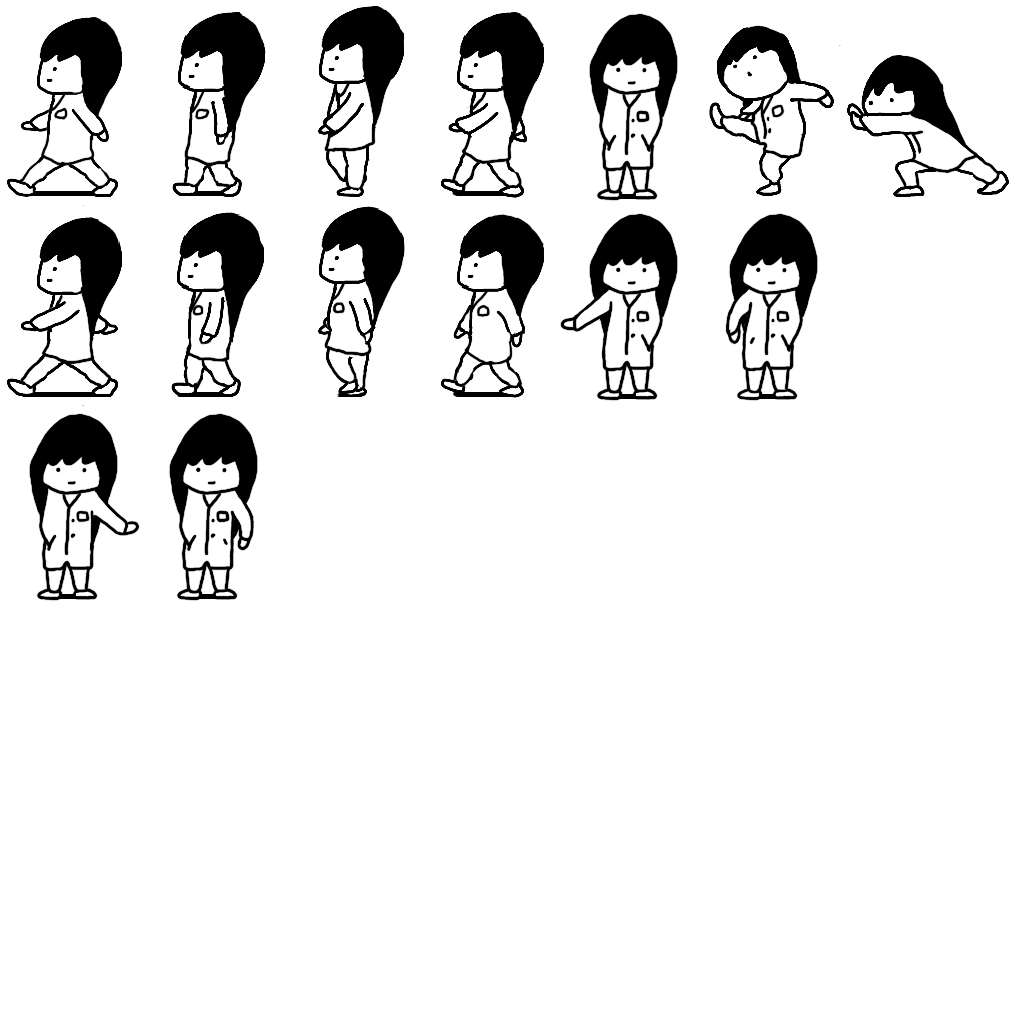
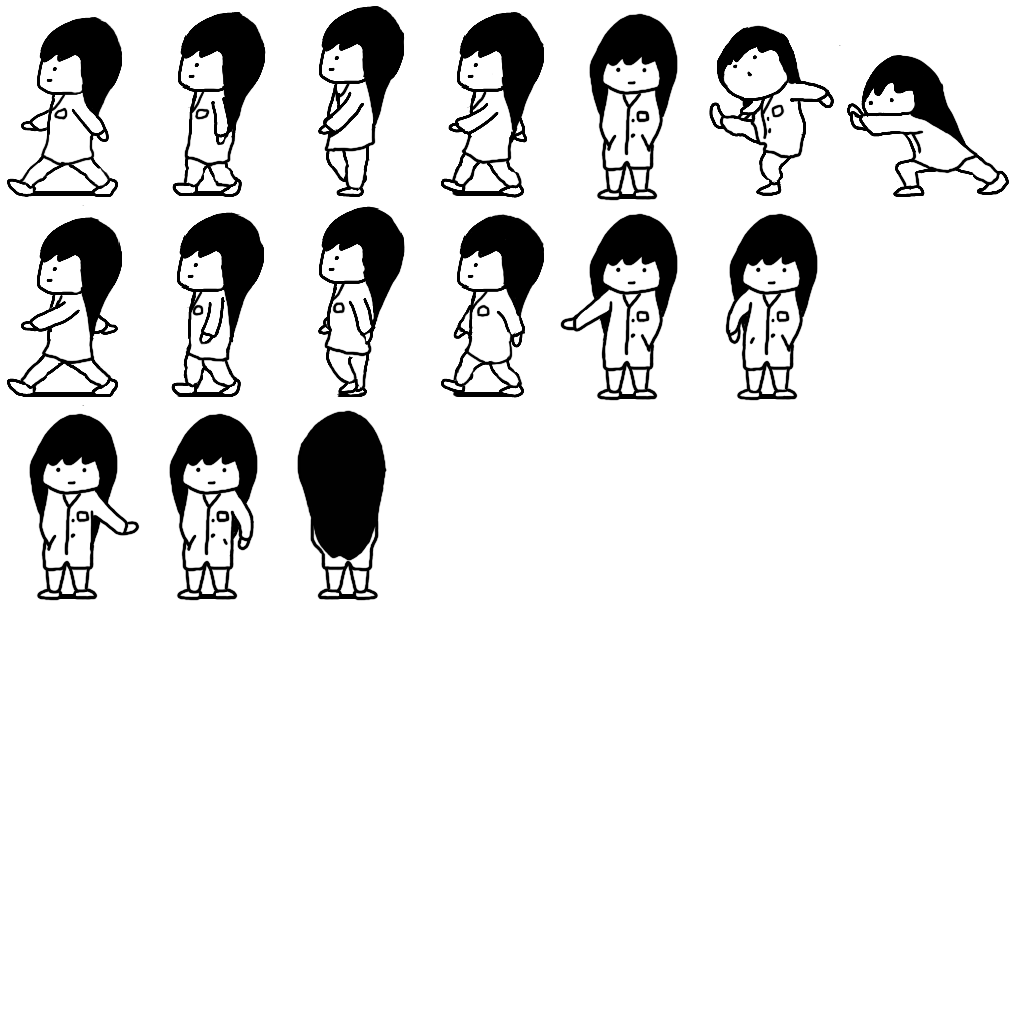
Revision of a layered 1024 x 1024 image; what changed, layer by layer:
added group "立ち絵後ろ過去" (1st of 2) with 4 layers above "押す過去" over (x1=297, y1=410, x2=387, y2=601)
added group "立ち絵後ろ過去" (2nd of 2, in "立ち絵後ろ過去") with 2 layers in group "立ち絵後ろ過去" over (x1=297, y1=410, x2=387, y2=601)
added layer "レイヤー 98" (1st of 2, in "立ち絵後ろ過去" › "立ち絵後ろ過去") in group "立ち絵後ろ過去" over (x1=297, y1=410, x2=387, y2=601)
added layer "レイヤー 98" (2nd of 2, in "立ち絵後ろ過去" › "立ち絵後ろ過去") in group "立ち絵後ろ過去" over (x1=297, y1=410, x2=387, y2=601)
added layer "kage" (1st of 14, in "立ち絵後ろ過去") in group "立ち絵後ろ過去" over (x1=318, y1=594, x2=373, y2=599)
